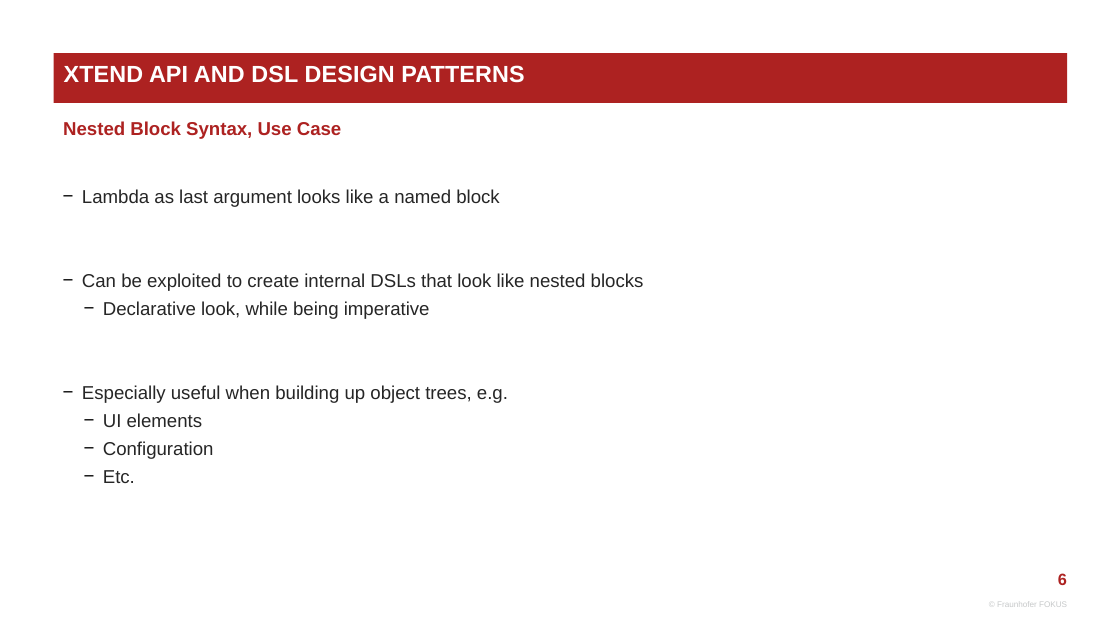
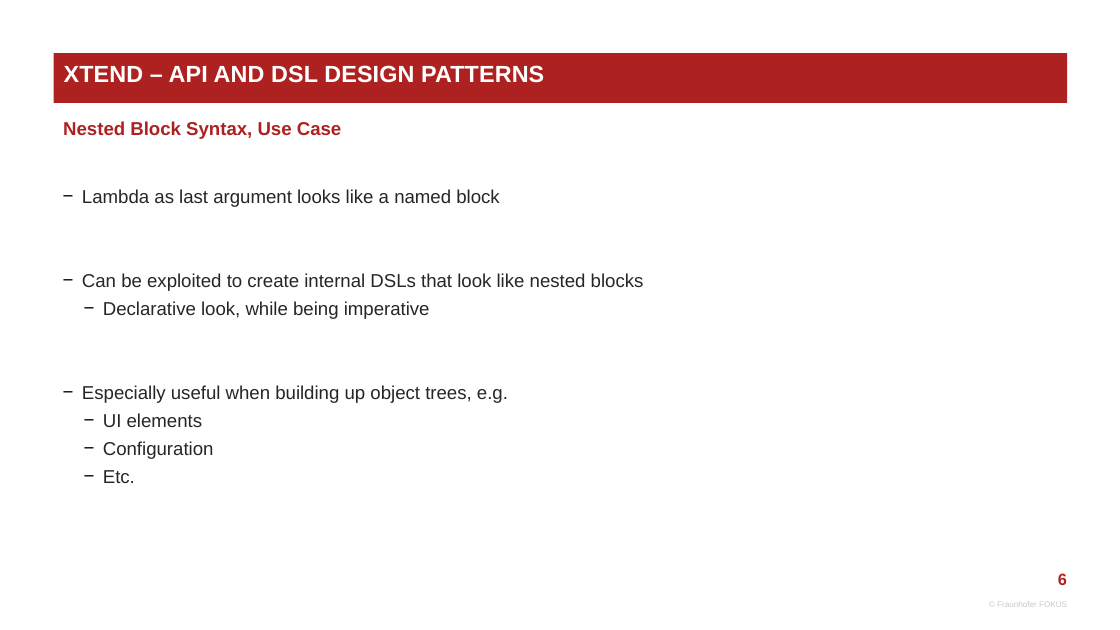
Before and after one commit to fraunhoferfokus/Xtensions, a slide deck: slide 6 of docs/Xtend_API_and_DSL_Design_Patterns_EclipseConFrance2016_16_9.pptx. Drawn at 1120x630 pixels with LibreOffice and Linux fonts; fonts in the diff are those of the drawing; background and template pictures are left out. Boxes give left, top, right and bottom in pixels: in the first picture for what was removed or moved away, otherwise in the second. Text is boxed around its words. In the diff, an @@ line names an element or a change of style, - is before the commit and + after.

```diff
--- a/docs/Xtend_API_and_DSL_Design_Patterns_EclipseConFrance2016_16_9.pptx
+++ b/docs/Xtend_API_and_DSL_Design_Patterns_EclipseConFrance2016_16_9.pptx
@@ title at box(64, 65, 544, 83): text changed @@
-XTEND API AND DSL DESIGN PATTERNS
+XTEND – API AND DSL DESIGN PATTERNS
```
Also in this commit, not shown: 1 other slide changed.
